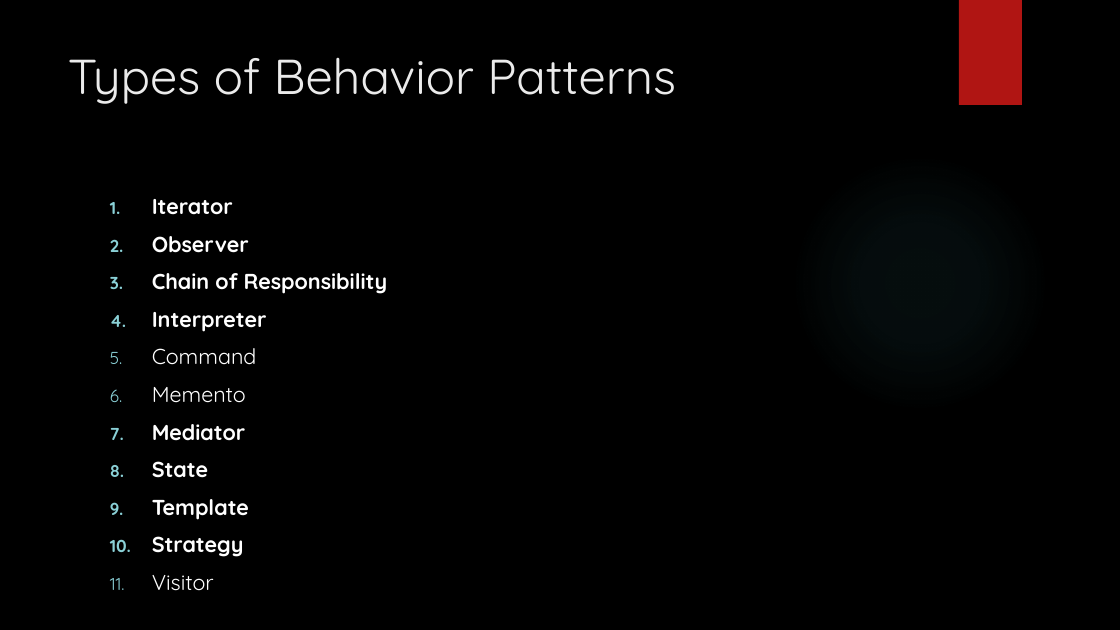
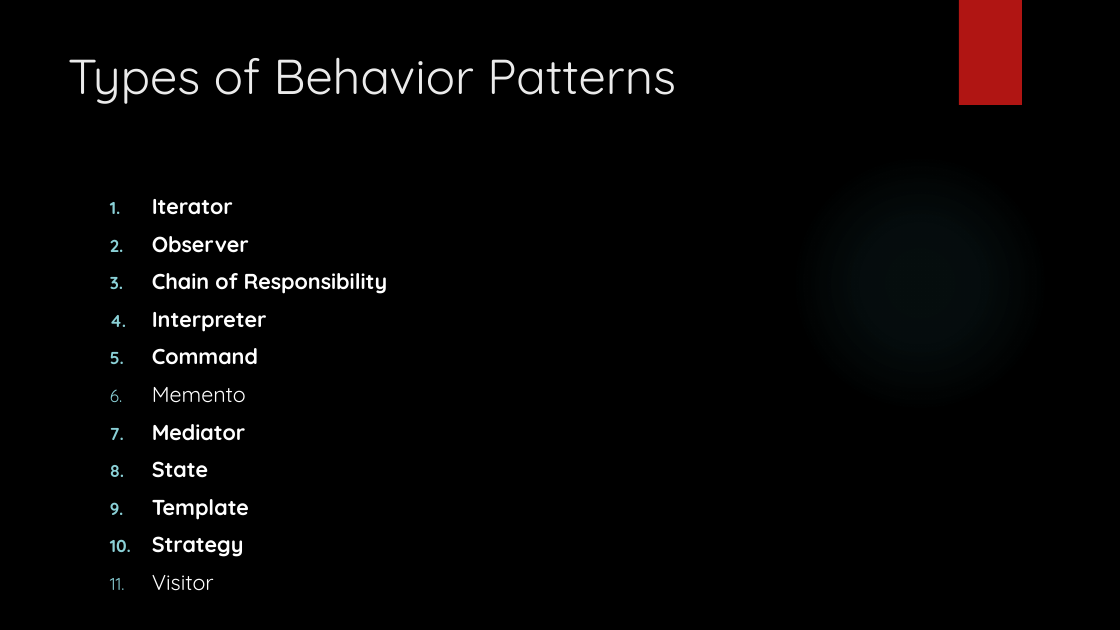
Before and after one commit to onssabarish1992/Design-Patterns, a slide deck: slide 3 of BehaviouralPatterns/BehaviouralPatterns.pptx. Drawn at 1120x630 pixels with LibreOffice and Linux fonts; fonts in the diff are those of the drawing; background and template pictures are left out. Boxes give left, top, right and bottom in pixels: in the first picture for what was removed or moved away, otherwise in the second. Text is boxed around its words. In the diff, an @@ line names an element or a change of style, - is before the commit and + after.

Commit message:
Command Design Pattern
Code sample for command design pattern

```diff
--- a/BehaviouralPatterns/BehaviouralPatterns.pptx
+++ b/BehaviouralPatterns/BehaviouralPatterns.pptx
@@ text at box(152, 348, 258, 365): bold on in "Command" @@
```
Also in this commit, not shown: 13 other files.
